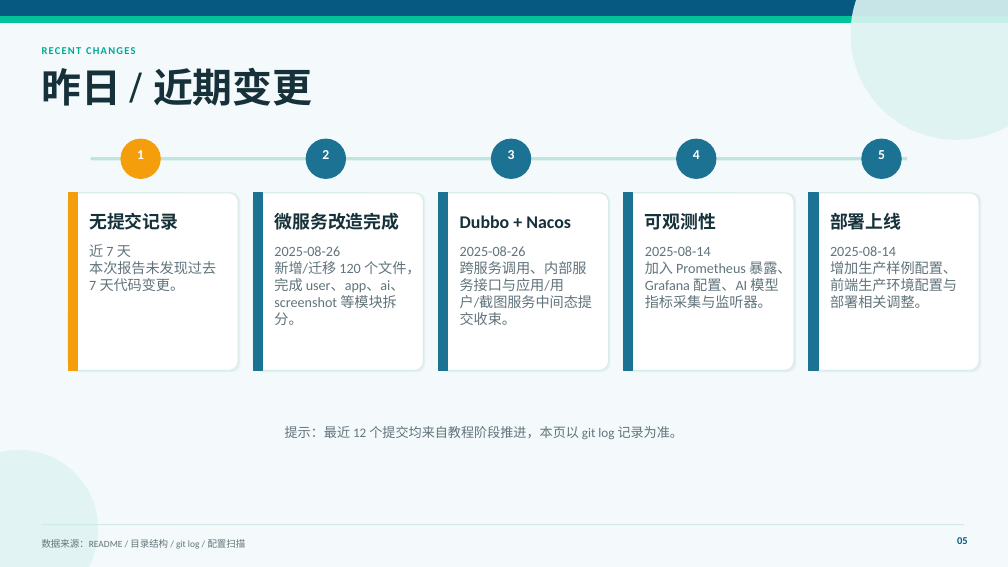
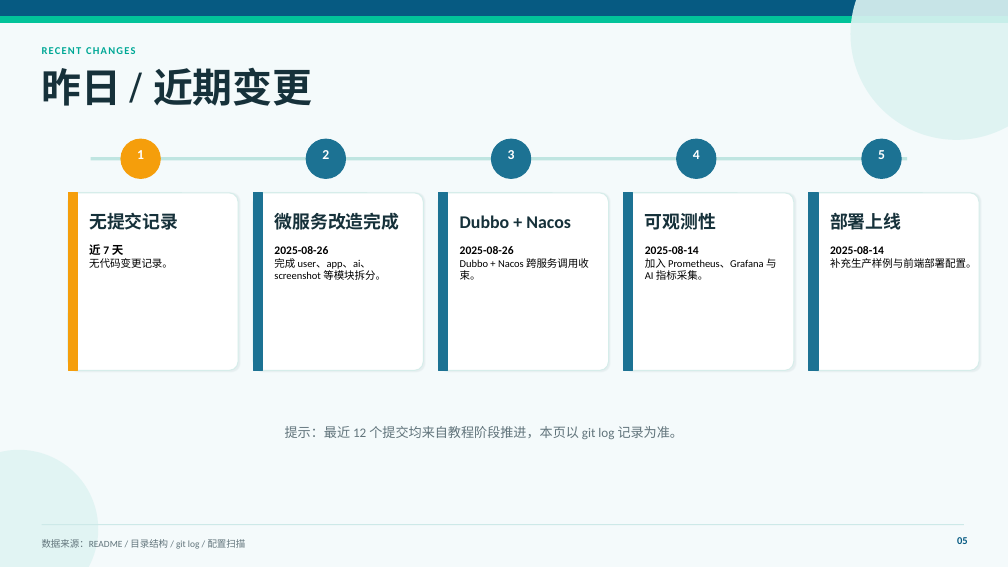
Before and after one commit to liyupi/yu-ai-code-mother, a slide deck: slide 5 of docs/reports/project-status-2026-06-23.pptx. Drawn at 1008x567 pixels with LibreOffice and Linux fonts; fonts in the diff are those of the drawing. Boxes give left, top, right and bottom in pixels: in the first picture for what was removed or moved away, otherwise in the second. Text is boxed around its words. In the diff, an @@ line names an element or a change of style, - is before the commit and + after.

```diff
--- a/docs/reports/project-status-2026-06-23.pptx
+++ b/docs/reports/project-status-2026-06-23.pptx
@@ text at (89, 258, 173, 268): text changed; size 13.5 to 10 pt; text colour #61747B to #000000 @@
-本次报告未发现过去 7 天代码变更。
+无代码变更记录。
@@ text at (89, 244, 124, 255): size 13.5 to 11 pt, text colour #61747B to #000000, bold on in "近 7 天" @@
@@ text at (274, 258, 386, 280): text changed; size 13.5 to 10 pt; text colour #61747B to #000000 @@
-新增/迁移 120 个文件，完成 user、app、ai、screenshot 等模块拆分。
+完成 user、app、ai、screenshot 等模块拆分。
@@ text at (274, 246, 328, 254): size 13.5 to 11 pt, text colour #61747B to #000000, bold on in "2025-08-26" @@
@@ text at (460, 258, 589, 280): text changed; size 13.5 to 10 pt; text colour #61747B to #000000 @@
-跨服务调用、内部服务接口与应用/用户/截图服务中间态提交收束。
+Dubbo + Nacos 跨服务调用收束。
@@ text at (460, 246, 514, 254): size 13.5 to 11 pt, text colour #61747B to #000000, bold on in "2025-08-26" @@
@@ text at (645, 258, 777, 280): text changed; size 13.5 to 10 pt; text colour #61747B to #000000 @@
-加入 Prometheus 暴露、Grafana 配置、AI 模型指标采集与监听器。
+加入 Prometheus、Grafana 与 AI 指标采集。
@@ text at (645, 246, 699, 254): size 13.5 to 11 pt, text colour #61747B to #000000, bold on in "2025-08-14" @@
@@ text at (830, 258, 977, 268): text changed; size 13.5 to 10 pt; text colour #61747B to #000000 @@
-增加生产样例配置、前端生产环境配置与部署相关调整。
+补充生产样例与前端部署配置。
@@ text at (830, 246, 884, 254): size 13.5 to 11 pt, text colour #61747B to #000000, bold on in "2025-08-14" @@
```
Also in this commit, not shown: 1 other slide changed.
